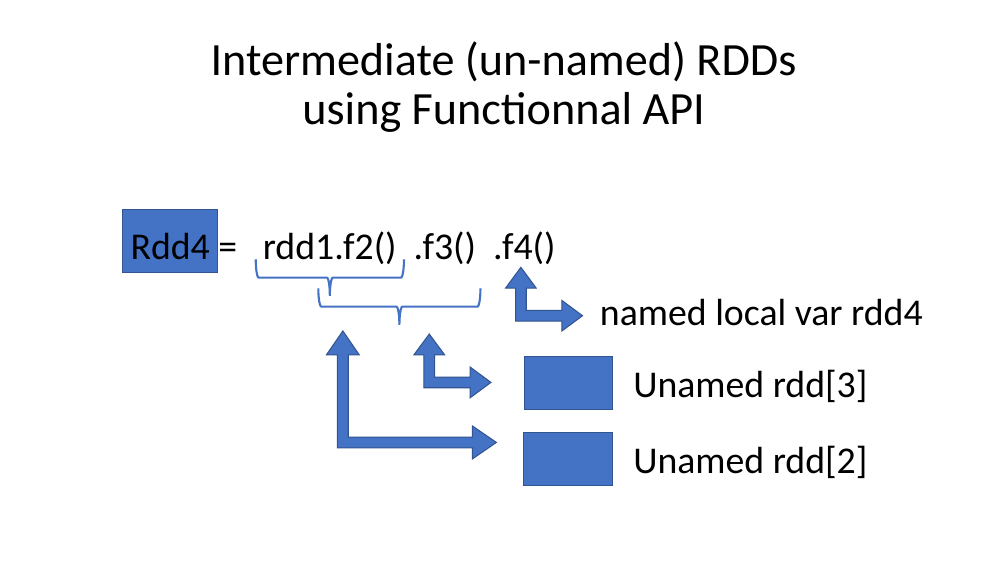
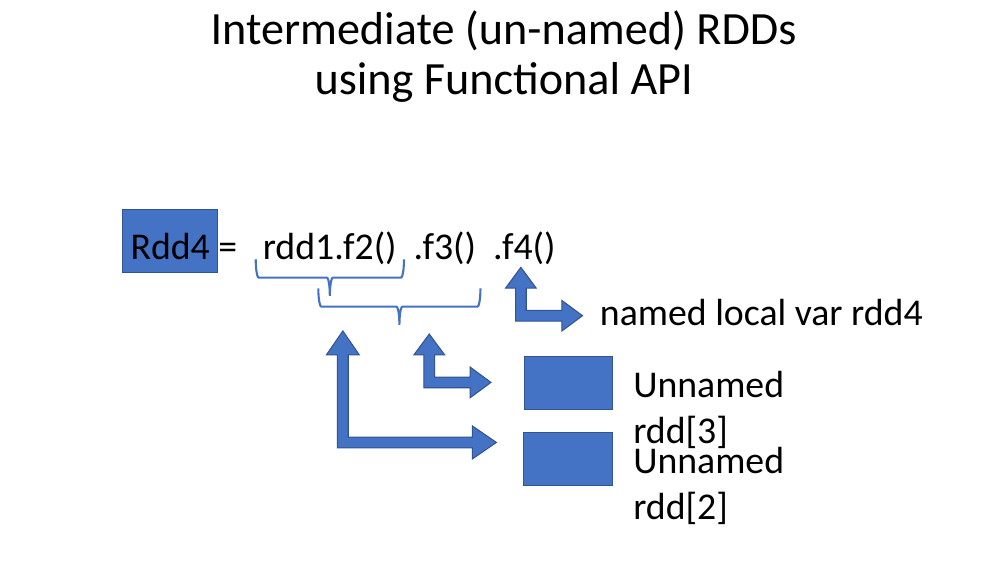
Before and after one commit to Arnaud-Nauwynck/presentations, a slide deck: slide 4 of pres-bigdata/13-dataset-lineage-eval-caching.pptx. Drawn at 1008x567 pixels with LibreOffice and Linux fonts; fonts in the diff are those of the drawing. Boxes give left, top, right and bottom in pixels: in the first picture for what was removed or moved away, otherwise in the second. Text is boxed around its words. In the diff, an @@ line names an element or a change of style, - is before the commit and + after.

```diff
--- a/pres-bigdata/13-dataset-lineage-eval-caching.pptx
+++ b/pres-bigdata/13-dataset-lineage-eval-caching.pptx
@@ title at <box>211,10,796,102</box>: text changed @@
-Intermediate (un-named) RDDs
-using Functionnal API
+Intermediate (un-named) RDDs
+using Functional API
@@ text at <box>633,370,784,452</box>: text changed @@
-Unamed rdd[3]
+Unnamed rdd[3]
@@ text at <box>633,442,784,524</box>: text changed @@
-Unamed rdd[2]
+Unnamed rdd[2]
```
Also in this commit, not shown: 12 other slides changed, 10 slides added, 1 slide removed, 12 other files.
